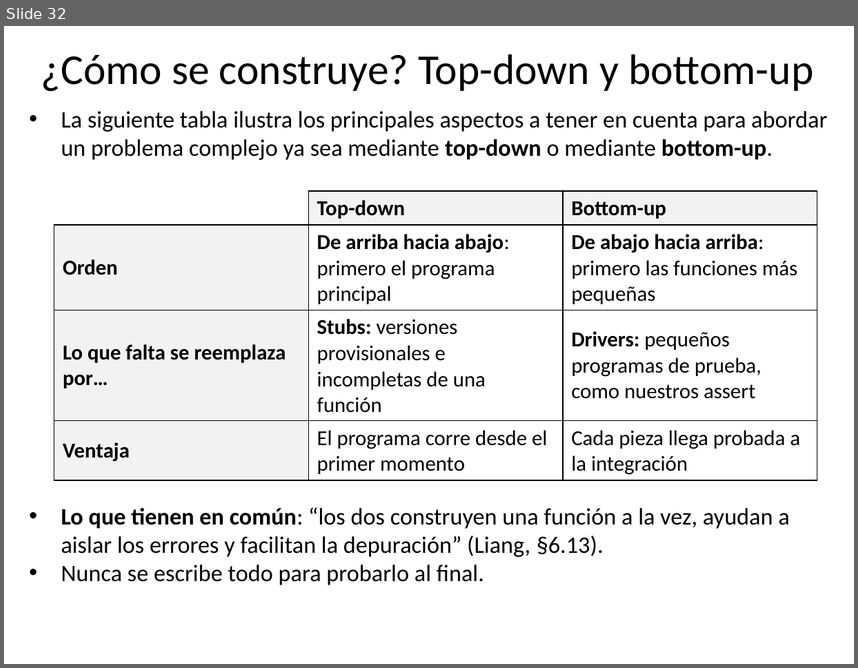
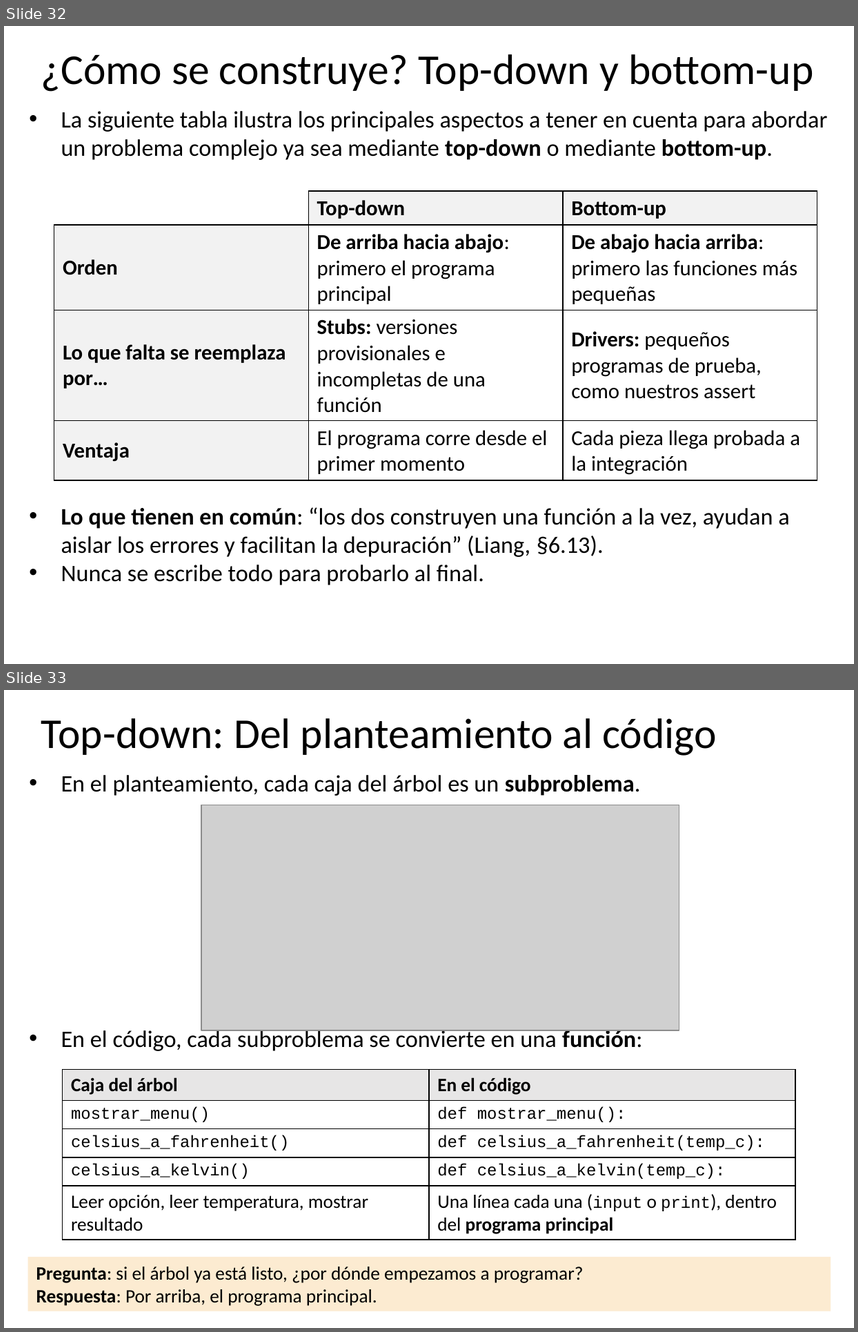
Before and after one commit to algoritmos-UdeA/logica1-20262, a slide deck: clases/10/teoria/clase-10.pptx. Shown one above the other, each under a label of ours: slide 32 before the commit, slides 32 and 33 after it. The pictures are 858x668 and 858x1332 pixels, drawn with LibreOffice and Linux fonts; fonts in the diff are those of the drawing; grey boxes stand for pictures. Boxes give left, top, right and bottom in pixels: in the first picture for what was removed or moved away, otherwise in the second. Text is boxed around its words. In the diff, an @@ line names an element or a change of style, - is before the commit and + after.

```diff
--- a/clases/10/teoria/clase-10.pptx
+++ b/clases/10/teoria/clase-10.pptx
@@ slide 33 added at bbox=[4, 690, 854, 1328], background #FFFFFF @@
@@ title added at bbox=[41, 718, 716, 756], 36 pt, text #000000 @@
+Top-down: Del planteamiento al código
@@ text added at bbox=[61, 775, 642, 1051], 20 pt, text #000000 @@
+• En el planteamiento, cada caja del árbol es un subproblema.
+• En el código, cada subproblema se convierte en una función:
@@ picture added at bbox=[201, 805, 679, 1030] @@
@@ table added at bbox=[63, 1069, 795, 1239], 5 rows, 2 columns @@
+Caja del árbol | En el código
+mostrar_menu() | def mostrar_menu():
+celsius_a_fahrenheit() | def celsius_a_fahrenheit(temp_c):
+celsius_a_kelvin() | def celsius_a_kelvin(temp_c):
+Leer opción, leer temperatura, mostrar resultado | Una línea cada una (input o print), dentro del programa principal
@@ rectangle added at bbox=[27, 1256, 831, 1310], fill #FCEBD1, 16 pt, text #000000 @@
+Pregunta: si el árbol ya está listo, ¿por dónde empezamos a programar?
+Respuesta: Por arriba, el programa principal.
```
Also in this commit, not shown: 4 slides changed, 13 other slides added, 1 slide removed.
